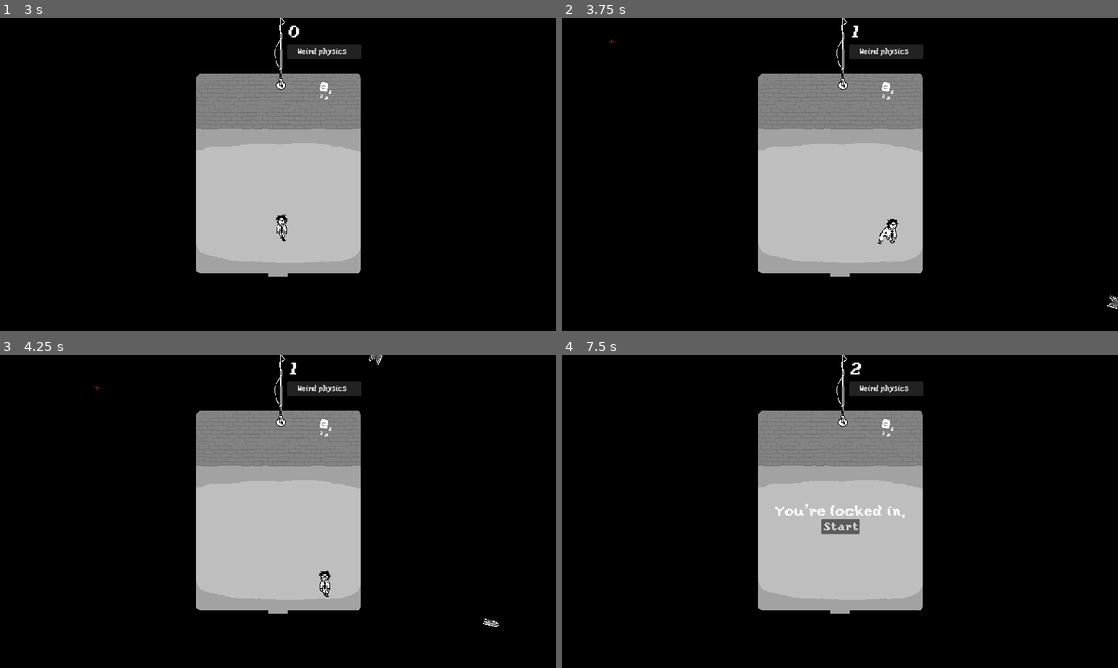
Above: before the commit, frames 1-4 (two rows, left to right).
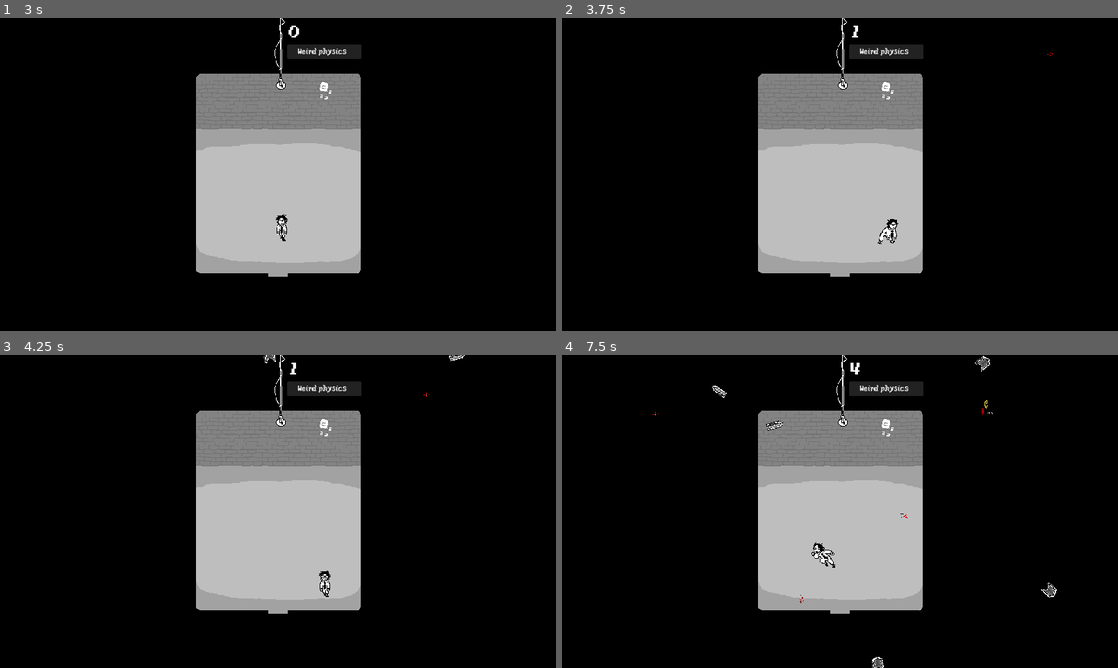
Above: after the commit, the same moments.

Repository: Buramuh/sibtrio
Game: Godot game, scene res://main.tscn
The game is run twice, just before and just after one commit, with the same random seed, the same clock (stepped at 60 frames per second) and the same inputs.
Inputs:
- Up to frame 1 (3 s): click "Start" at 0.5 s; click "Weird physics" at 1.25 s; click "x Weird physics" at 2 s; hold Right (move_right) from 2.78 s (still down); hold Space (dash) from 2.78 s (still down)
- Up to frame 2 (3.75 s): release Right (move_right) at 3.53 s; release Space (dash) at 3.53 s; hold Down (move_down) from 3.53 s (still down); tap Space (dash) at 3.6 s
- Up to frame 3 (4.25 s): keep holding Down (move_down)
- Up to frame 4 (7.5 s): release Down (move_down) at 4.28 s; hold Right (move_right) 4.28-5.03 s; hold Space (dash) 4.28-5.03 s; hold Up (move_up) 5.03-5.78 s; tap Space (dash) at 5.1, 6.6 s; hold Space (dash) 5.78-6.53 s; hold Left (move_left) 5.78-7.28 s; hold Down (move_down) from 7.28 s (still down); hold Space (dash) from 7.28 s (still down)

Frame 1 is identical in both runs. In frame 2, less than 0.1% of the frame differs, in the area x 8-100%, y 6-93%; in frame 3, 0.1%; in frame 4, 1.1%, in the area x 16-89%, y 0-100%.

Commit message:
Enable spawning specific mob variants
Randomization of mob variants is now handled by the spawning thread.

Introduced a variant enum to formally track the possible variants
instead of just using the anim names.

Diff:
--- a/Demo's/celeryman/actors/mob.gd
+++ b/Demo's/celeryman/actors/mob.gd
@@ -1,17 +1,24 @@
 extends RigidBody2D
+class_name Mob
+
+
+
+# --- Exports ---
+enum Variant {PHANTOM, SNIPER, SUITCASE}
+@export var variant = Variant.PHANTOM
 
 
 
 # --- Standard ---
 func _ready():
 	var mob_types = $AnimatedSprite2D.sprite_frames.get_animation_names()
-	var mob_type = mob_types[randi() % mob_types.size()]
+	var mob_type = mob_types[variant]
 	var model_table = { # A dictionary / table # (key -> value) # value = table.get(key)
-		"mob1" : $ShapeMob1, # key : value
-		"mob2" : $ShapeMob2,
-		"mob3" : $ShapeMob3
+		Variant.PHANTOM : $ShapeMob1, # key : value
+		Variant.SNIPER : $ShapeMob2,
+		Variant.SUITCASE : $ShapeMob3
 	}
-	model_table.get(mob_type).disabled = false
+	model_table.get(variant).disabled = false
 	$AnimatedSprite2D.play(mob_type)
 
 
--- a/Demo's/celeryman/actors/mob.tscn
+++ b/Demo's/celeryman/actors/mob.tscn
@@ -89,7 +89,6 @@
 scale = Vector2(2, 2)
 sprite_frames = SubResource("SpriteFrames_y2ddn")
 animation = &"mob1"
-frame_progress = 0.88577
 
 [node name="ShapeMob3" type="CollisionShape2D" parent="."]
 visible = false
--- a/Demo's/celeryman/main.gd
+++ b/Demo's/celeryman/main.gd
@@ -54,6 +54,7 @@
 func _on_mob_timer_timeout():
 	# Create a new instance of the Mob scene.
 	var mob = mob_scene.instantiate()
+	mob.variant = randi() % Mob.Variant.size()
 
 	if $HUD.physics:
 		mob.collision_mask = 1
